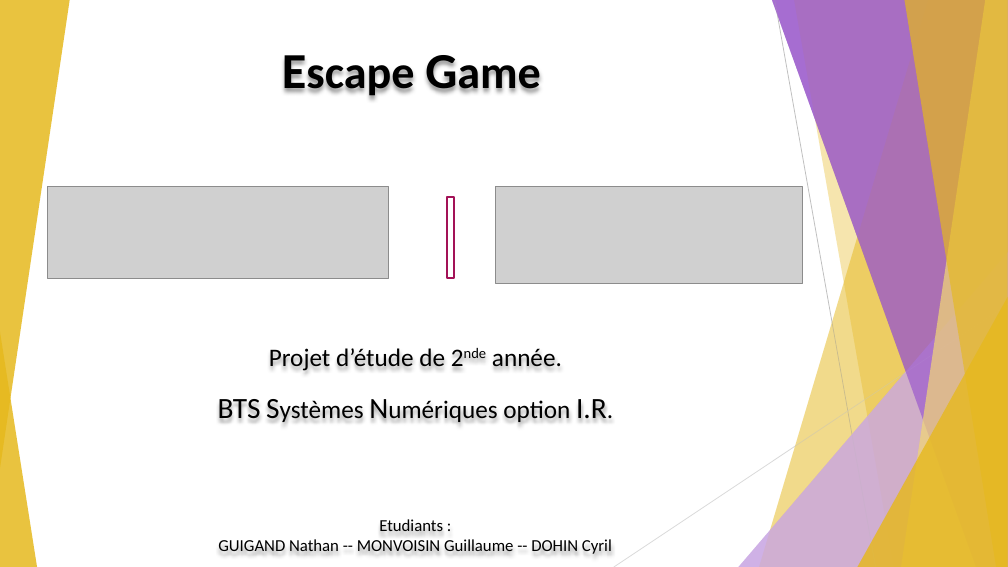
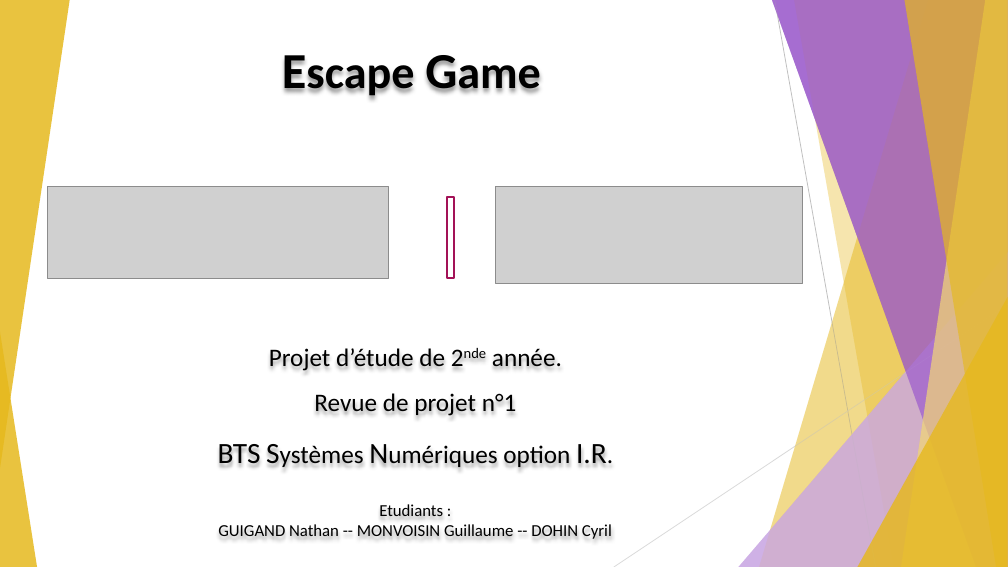
Before and after one commit to GuiguiMvn/Systeme-Escape-Game-Telethon, a slide deck: slide 1 of Cyril/Projet Théléton.pptx. Drawn at 1008x567 pixels with LibreOffice and Linux fonts; fonts in the diff are those of the drawing; grey boxes stand for pictures. Boxes give left, top, right and bottom in pixels: in the first picture for what was removed or moved away, otherwise in the second. Text is boxed around its words. In the diff, an @@ line names an element or a change of style, - is before the commit and + after.

```diff
--- a/Cyril/Projet Théléton.pptx
+++ b/Cyril/Projet Théléton.pptx
@@ text at [314, 393, 517, 416]: paragraph added @@
+Revue de projet n°1
```
Also in this commit, not shown: 2 other slides changed, 1 other file.
